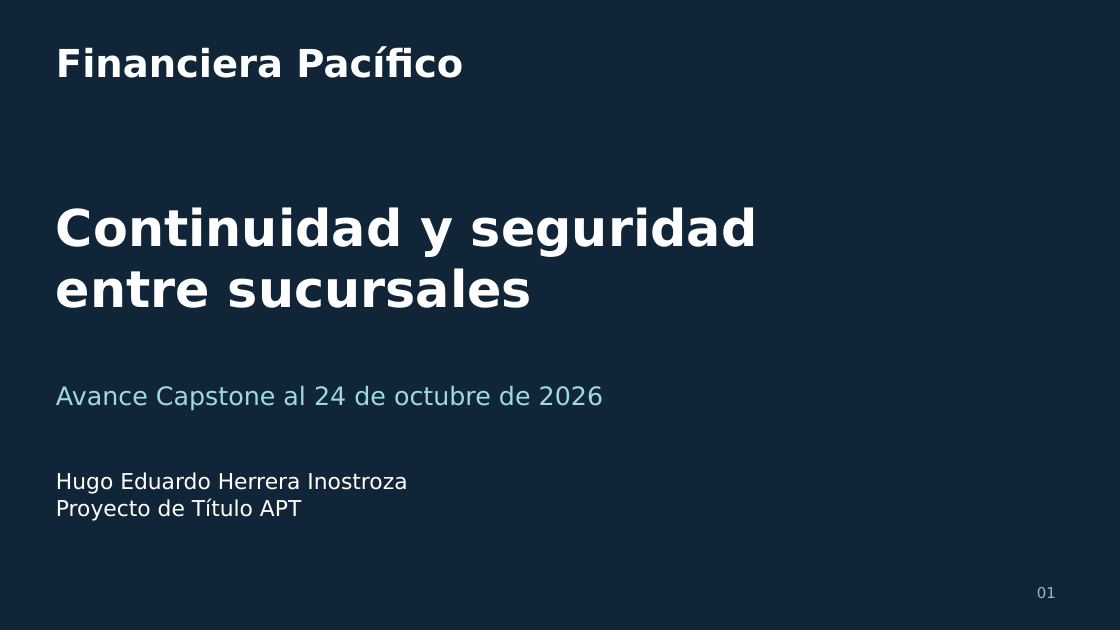
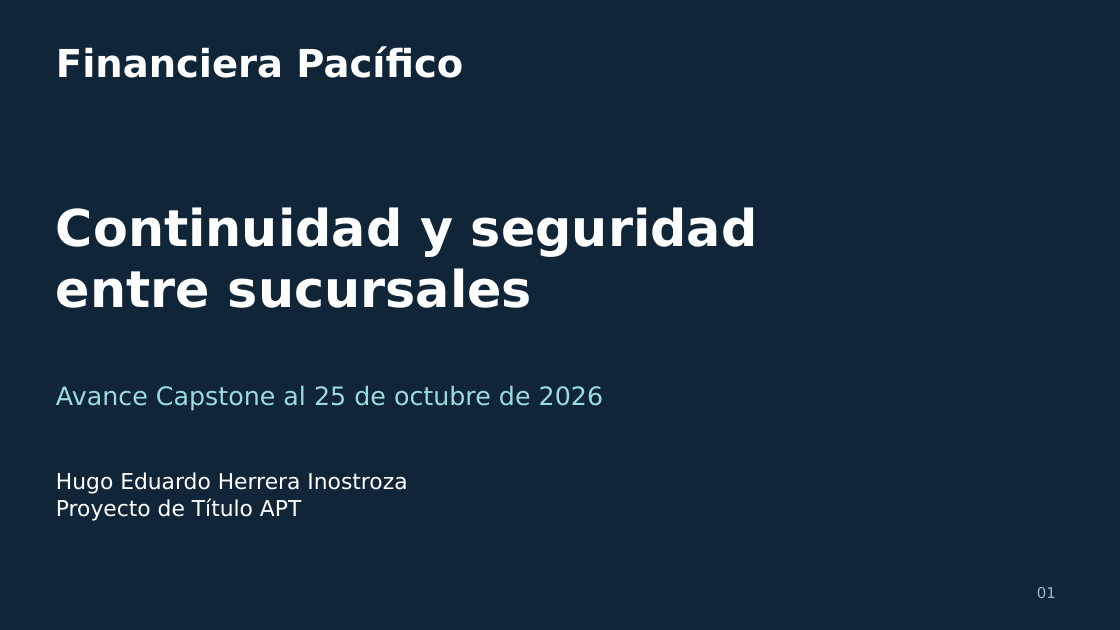
Before and after one commit to hu-herrera/financiera-pacifico-entrega-docente, a slide deck: slide 1 of Presentacion/Avance_Financiera_Pacifico_30_oct_2026.pptx. Drawn at 1120x630 pixels with LibreOffice and Linux fonts; fonts in the diff are those of the drawing. Boxes give left, top, right and bottom in pixels: in the first picture for what was removed or moved away, otherwise in the second. Text is boxed around its words. In the diff, an @@ line names an element or a change of style, - is before the commit and + after.

Commit message:
Preparar avance para grabación con evidencia y capacidad C5 actualizadas
Actualiza PowerPoint, enlace al sitio público, complemento de E6/E7, manifiesto y ZIP. La política de video queda definida como diseño académico; la grabación y envío AVA permanecen pendientes.

```diff
--- a/Presentacion/Avance_Financiera_Pacifico_30_oct_2026.pptx
+++ b/Presentacion/Avance_Financiera_Pacifico_30_oct_2026.pptx
@@ text at (x1=56, y1=385, x2=603, y2=411): text changed @@
-Avance Capstone al 24 de octubre de 2026
+Avance Capstone al 25 de octubre de 2026
```
Also in this commit, not shown: 2 other slides changed, 6 other files.
